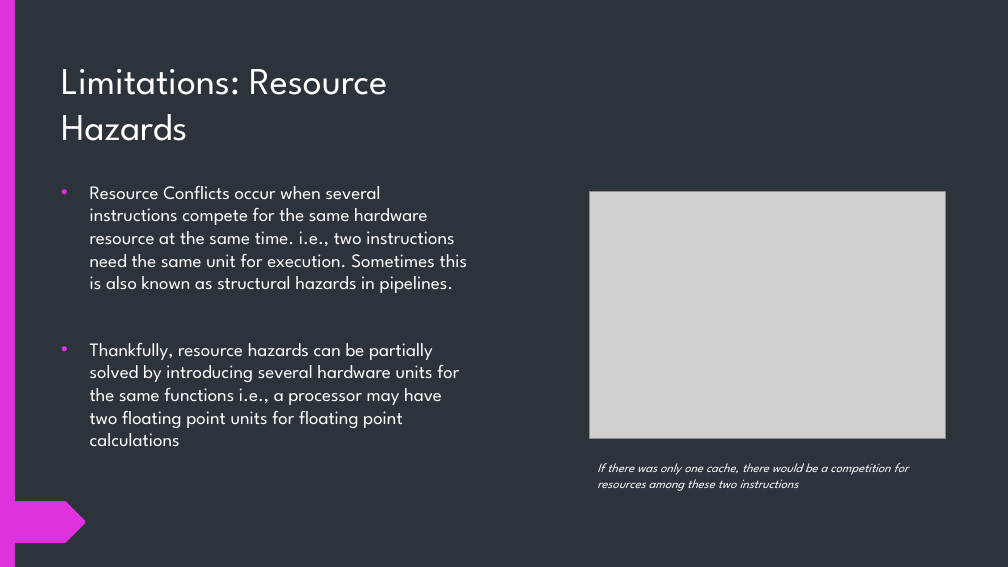
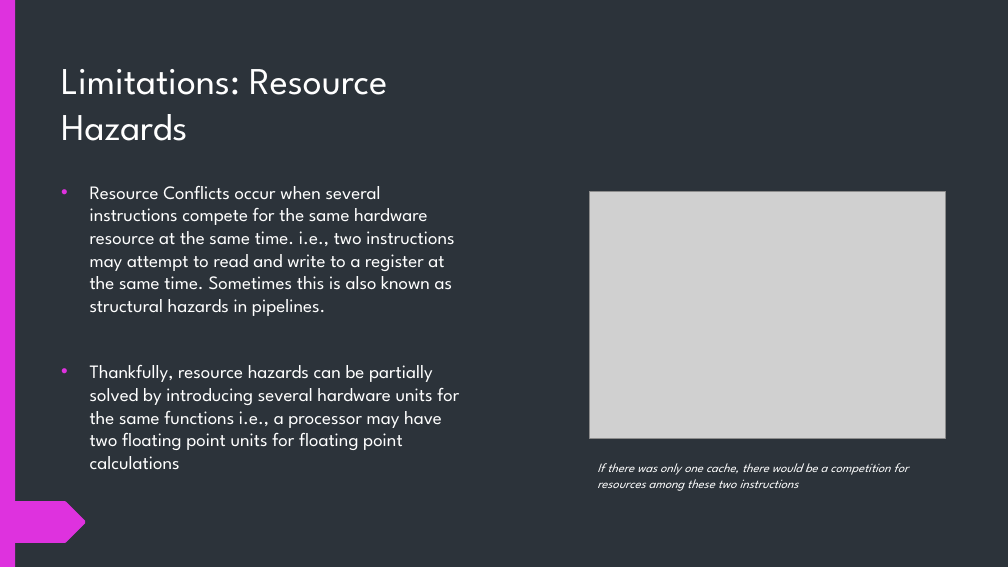
Before and after one commit to BlenderCN-Org/University-Assignments, a slide deck: slide 7 of CS3340 - Computer Architecture/hw5/mgm160130.pptx. Drawn at 1008x567 pixels with LibreOffice and Linux fonts; fonts in the diff are those of the drawing; grey boxes stand for pictures. Boxes give left, top, right and bottom in pixels: in the first picture for what was removed or moved away, otherwise in the second. Text is boxed around its words. In the diff, an @@ line names an element or a change of style, - is before the commit and + after.

```diff
--- a/CS3340 - Computer Architecture/hw5/mgm160130.pptx
+++ b/CS3340 - Computer Architecture/hw5/mgm160130.pptx
@@ text at box(90, 186, 454, 316): text changed @@
-• Resource Conflicts occur when several instructions compete for the same hardware resource at the same time. i.e., two instructions need the same unit for execution. Sometimes this is also known as structural hazards in pipelines.
+• Resource Conflicts occur when several instructions compete for the same hardware resource at the same time. i.e., two instructions may attempt to read and write to a register at the same time. Sometimes this is also known as structural hazards in pipelines.
```
Also in this commit, not shown: 2 other slides changed.
